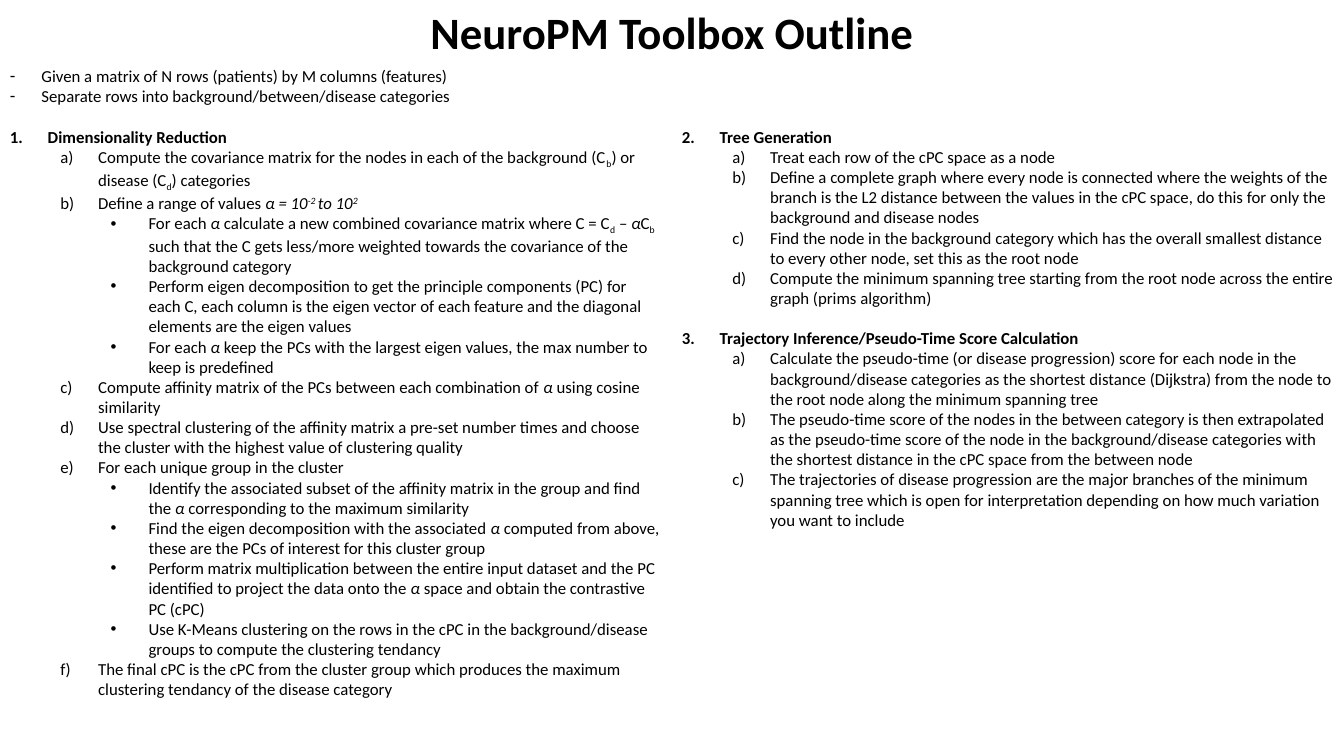
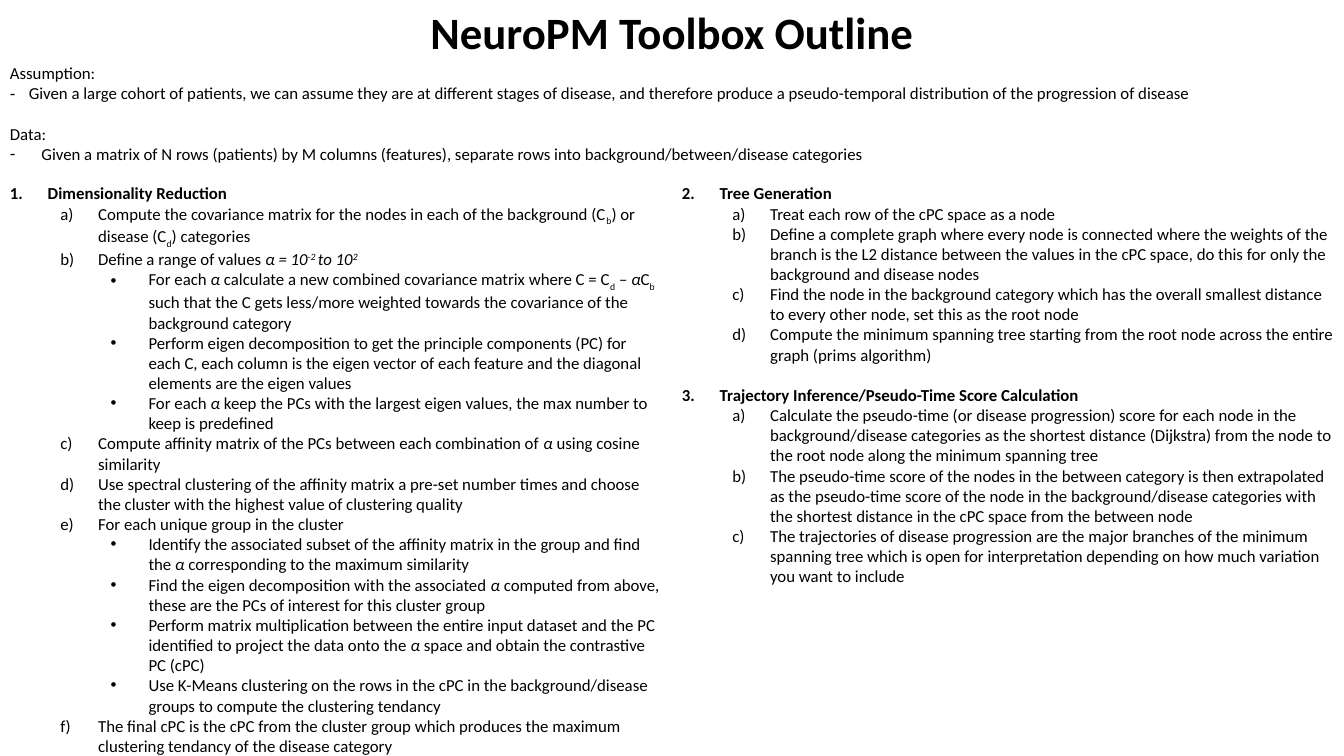
Before and after one commit to zhaohanxiong/OxfordCVM, a slide deck: slide 16 of job_results.pptx (slide 15 before the commit). Drawn at 1344x756 pixels with LibreOffice and Linux fonts; fonts in the diff are those of the drawing. Boxes give left, top, right and bottom in pixels: in the first picture for what was removed or moved away, otherwise in the second. Text is boxed around its words. In the diff, an @@ line names an element or a change of style, - is before the commit and + after.

Commit message:
updated ppt

```diff
--- a/job_results.pptx
+++ b/job_results.pptx
@@ text added at (10,67,1188,163), 12 pt, text #000000 @@
+Assumption:
+– Given a large cohort of patients, we can assume they are at different stages of disease, and therefore produce a pseudo-temporal distribution of the progression of disease
+Data:
+– Given a matrix of N rows (patients) by M columns (features), separate rows into background/between/disease categories
@@ text at (41,70,450,105): paragraphs removed @@
-– Given a matrix of N rows (patients) by M columns (features)
-– Separate rows into background/between/disease categories
@@ text "Dimensionality Reduction": place and size @@
-text "Dimensionality Reduction" at (41,70,660,698)
+text "Dimensionality Reduction" at (48,187,660,755)
@@ text "Tree Generation": place and size @@
-text "Tree Generation" at (720,131,1332,529)
+text "Tree Generation" at (720,187,1332,585)
```
Also in this commit, not shown: 1 other slide changed, 1 slide added.
